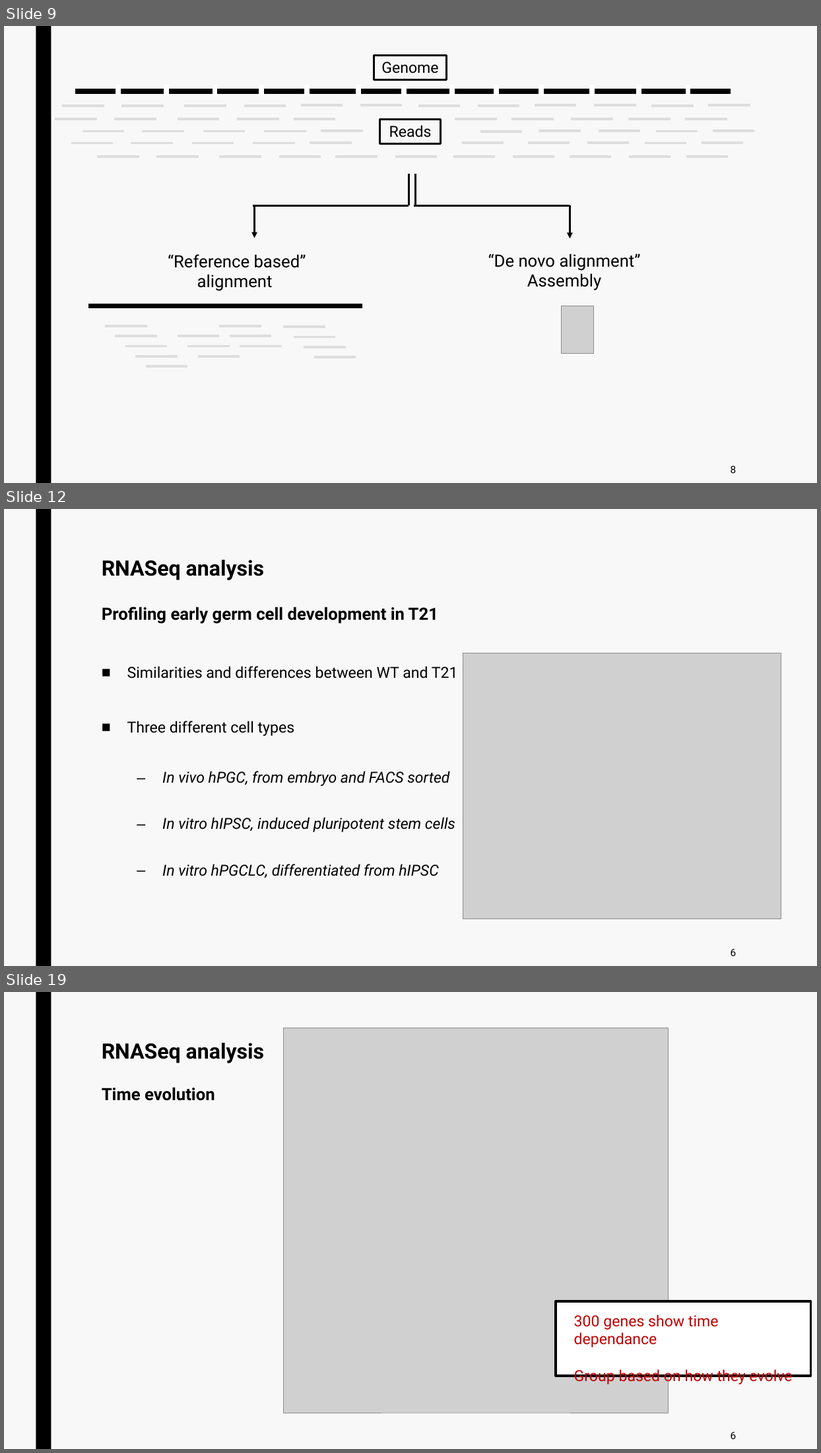
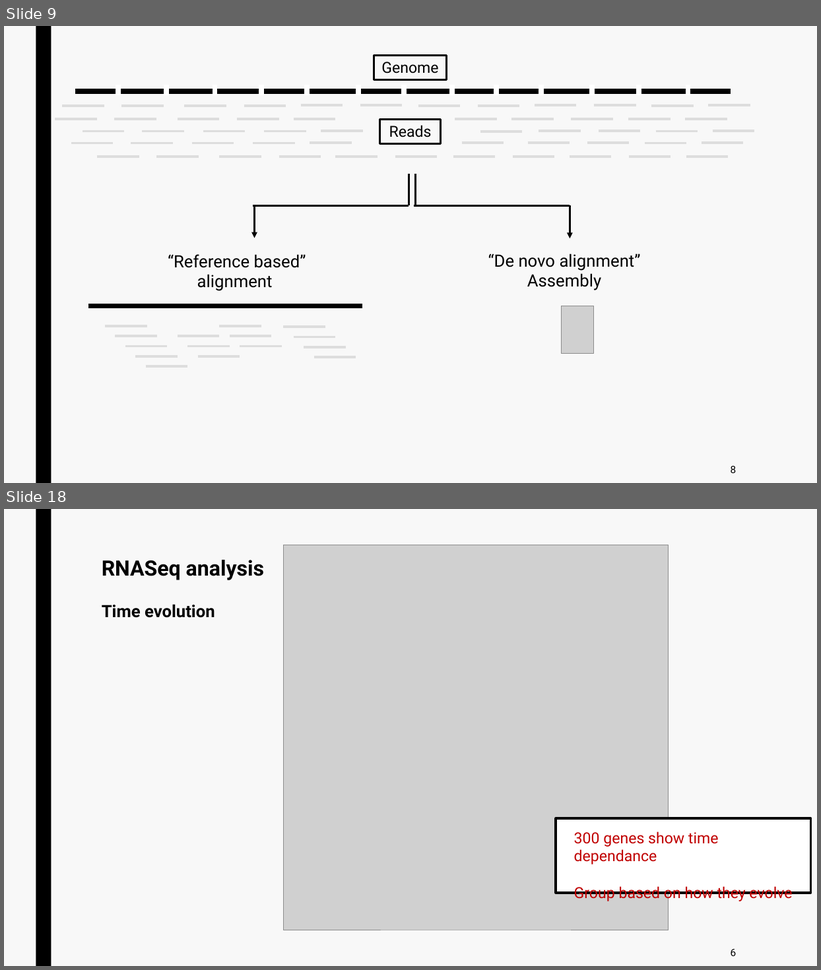
Before and after one commit to jurtasun/presentations, a slide deck: 202306_CRG_Postdoc/230623_GRG_Postdoc.ppt. Shown one above the other, each under a label of ours: slides 9, 12 and 19 before the commit, slides 9 and 18 after it; the slides between them are not shown. The pictures are 821x1453 and 821x970 pixels, drawn with LibreOffice and Linux fonts; fonts in the diff are those of the drawing; grey boxes stand for pictures. Boxes give left, top, right and bottom in pixels: in the first picture for what was removed or moved away, otherwise in the second. Text is boxed around its words. In the diff, an @@ line names an element or a change of style, - is before the commit and + after.

```diff
--- a/202306_CRG_Postdoc/230623_GRG_Postdoc.ppt
+++ b/202306_CRG_Postdoc/230623_GRG_Postdoc.ppt
@@ slide 12 removed at (4,509,817,966), background #F8F8F8; not listed: 1 template element that a slide beside it also shows @@
@@ title removed at (102,560,438,624) @@
-RNASeq analysis
-Profiling early germ cell development in T21
@@ text removed at (127,666,458,878) @@
-■ Similarities and differences between WT and T21
-■ Three different cell types
-  – In vivo hPGC, from embryo and FACS sorted
-  – In vitro hIPSC, induced pluripotent stem cells
-  – In vitro hPGCLC, differentiated from hIPSC
@@ picture removed at (463,653,781,919) @@
@@ text removed at (731,949,737,956) @@
-6
@@ what was slide 19 is now slide 18 @@
```
Also in this commit, not shown: 11 slides changed, 4 slides added, 4 other slides removed, 1 other file.
